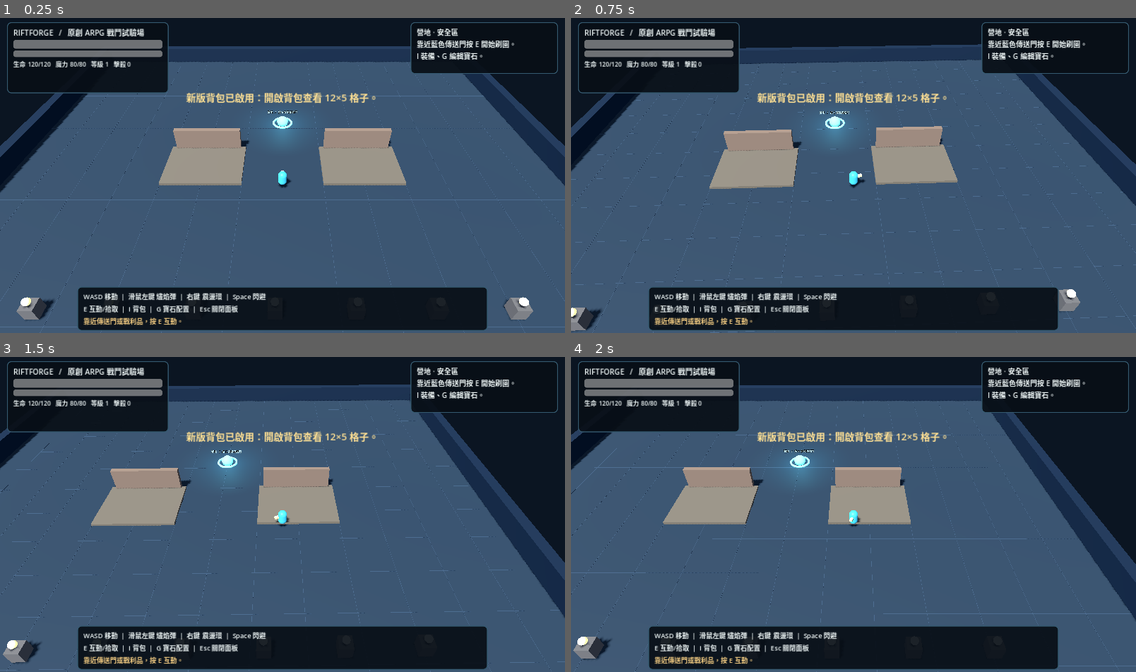
Above: before the commit, frames 1-4 (two rows, left to right).
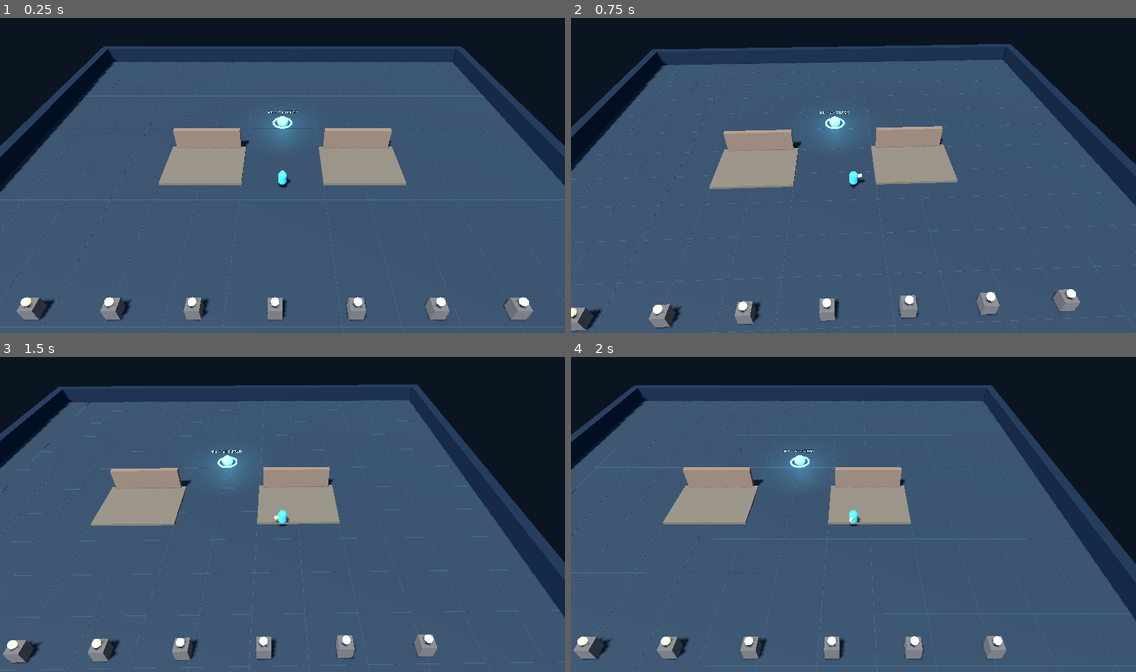
Above: after the commit, the same moments.

Repository: Lucypigr/Riftforge-Godot
Game: Godot game, scene res://scenes/main.tscn
Same seed, same stepped clock (60 frames per second), same inputs: the game is played once before the commit and once after it.
Inputs (mouse positions are in pixels of both pictures, inside the frame that each line leads up to):
- Up to frame 1 (0.25 s): no input
- Up to frame 2 (0.75 s): tap Enter at 0.5 s; move the mouse to (977, 159) at 0.52 s; press the mouse at (977, 159) at 0.53 s; hold D (move_right) from 0.53 s (still down)
- Up to frame 3 (1.5 s): release D (move_right) at 1.25 s; release the mouse at (406, 498) at 1.25 s; drag from (169, 530) to (254, 577) at 1.27 s
- Up to frame 4 (2 s): no input

The runs differ from the first frame. In frame 1, 16% of the frame differs, in the area x 1-99%, y 1-100%; in frame 2, 16%; in frame 3, 16%; in frame 4, 16%.
Error after the commit: Parse Error: Cannot infer the type of "has_selection" variable because the value doesn't have a set type. (res://scripts/grid_hud.gd:220)

Commit message:
Make Phase 3 backpack grid-first with compact POE-inspired tabs and contextual details

Diff:
--- a/scripts/grid_hud.gd
+++ b/scripts/grid_hud.gd
@@ -1,8 +1,9 @@
 extends "res://scripts/hud.gd"
-## Two distinct functional tabs: a 120-cell bag and a character equipment page.
+## Grid-first, original ARPG layout: real 120-cell bag and separate equipped-gear tab.
+## No permanently visible tutorial paragraphs or item-detail block under the bag.
 const Grid = preload("res://scripts/grid_inventory.gd")
 const GridView = preload("res://scripts/inventory_grid_view.gd")
-const INVENTORY_PANEL_SIZE := Vector2(790, 650)
+const INVENTORY_PANEL_SIZE := Vector2(790, 550)
 var _grid_view: Control
 var _grid_status: Label
 var _overflow_choices: OptionButton
@@ -16,91 +17,115 @@
 var _weapon_button: Button
 var _armor_button: Button
 var _equipment_details: Label
+var _equip_button: Button
+var _tidy_button: Button
 var _active_tab := 0
 var _grid_page := 0
 var _selected_index := -1
 var _inspected_slot := "weapon"
 
 func _build_inventory() -> void:
-	_inventory_panel = _panel(-395, -325, 395, 325, true)
+	_inventory_panel = _panel(-395, -275, 395, 275, true)
 	_inventory_panel.visible = false
+	var frame := StyleBoxFlat.new()
+	frame.bg_color = Color("#11141b")
+	frame.border_color = Color("#90724b")
+	frame.set_border_width_all(2)
+	frame.set_corner_radius_all(5)
+	frame.content_margin_left = 12
+	frame.content_margin_right = 12
+	frame.content_margin_top = 9
+	frame.content_margin_bottom = 9
+	_inventory_panel.add_theme_stylebox_override("panel", frame)
 	var layout := VBoxContainer.new()
-	layout.add_theme_constant_override("separation", 8)
+	layout.add_theme_constant_override("separation", 5)
 	_inventory_panel.add_child(layout)
-	layout.add_child(_label("角色管理｜背包與裝備分頁", 23))
+	var title := _label("戰利品｜背包與角色", 21)
+	title.add_theme_color_override("font_color", Color("#d9b982"))
+	layout.add_child(title)
+
 	var tabs := HBoxContainer.new()
-	tabs.add_theme_constant_override("separation", 10)
+	tabs.add_theme_constant_override("separation", 6)
 	layout.add_child(tabs)
 	_bag_tab_button = Button.new()
-	_bag_tab_button.text = "背包（120 格）"
-	_bag_tab_button.custom_minimum_size = Vector2(190, 48)
+	_bag_tab_button.text = "背包"
+	_bag_tab_button.custom_minimum_size = Vector2(125, 43)
 	_bag_tab_button.pressed.connect(_open_bag)
 	tabs.add_child(_bag_tab_button)
 	_equipment_tab_button = Button.new()
 	_equipment_tab_button.text = "角色裝備"
-	_equipment_tab_button.custom_minimum_size = Vector2(170, 48)
+	_equipment_tab_button.custom_minimum_size = Vector2(140, 43)
 	_equipment_tab_button.pressed.connect(_open_equipment)
 	tabs.add_child(_equipment_tab_button)
+	var filler := Control.new()
+	filler.size_flags_horizontal = Control.SIZE_EXPAND_FILL
+	tabs.add_child(filler)
+	_equip_button = Button.new()
+	_equip_button.text = "裝備所選"
+	_equip_button.custom_minimum_size = Vector2(124, 43)
+	_equip_button.pressed.connect(_equip_selected)
+	tabs.add_child(_equip_button)
+	_tidy_button = Button.new()
+	_tidy_button.text = "整理"
+	_tidy_button.custom_minimum_size = Vector2(90, 43)
+	_tidy_button.pressed.connect(_repack)
+	tabs.add_child(_tidy_button)
 	var close_button := Button.new()
-	close_button.text = "關閉"
-	close_button.custom_minimum_size = Vector2(110, 48)
+	close_button.text = "✕ 關閉"
+	close_button.custom_minimum_size = Vector2(105, 43)
 	close_button.pressed.connect(toggle_inventory)
 	tabs.add_child(close_button)
 
 	_bag_page = VBoxContainer.new()
-	_bag_page.add_theme_constant_override("separation", 6)
+	_bag_page.add_theme_constant_override("separation", 5)
 	layout.add_child(_bag_page)
 	var navigation := HBoxContainer.new()
-	navigation.add_theme_constant_override("separation", 12)
+	navigation.add_theme_constant_override("separation", 8)
 	_bag_page.add_child(navigation)
 	_prev_button = Button.new()
-	_prev_button.text = "◀ 上一頁"
-	_prev_button.custom_minimum_size = Vector2(140, 40)
+	_prev_button.text = "◀"
+	_prev_button.custom_minimum_size = Vector2(65, 39)
 	_prev_button.pressed.connect(_previous_page)
 	navigation.add_child(_prev_button)
-	_page_label = _label("", 18)
-	_page_label.custom_minimum_size = Vector2(180, 36)
-	_page_label.horizontal_alignment = HORIZONTAL_ALIGNMENT_CENTER
+	_page_label = _label("", 17)
+	_page_label.custom_minimum_size = Vector2(170, 34)
+	_page_label.vertical_alignment = VERTICAL_ALIGNMENT_CENTER
 	navigation.add_child(_page_label)
 	_next_button = Button.new()
-	_next_button.text = "下一頁 ▶"
-	_next_button.custom_minimum_size = Vector2(140, 40)
+	_next_button.text = "▶"
+	_next_button.custom_minimum_size = Vector2(65, 39)
 	_next_button.pressed.connect(_next_page)
 	navigation.add_child(_next_button)
+	var nav_filler := Control.new()
+	nav_filler.size_flags_horizontal = Control.SIZE_EXPAND_FILL
+	navigation.add_child(nav_filler)
+	_grid_status = _label("", 15)
+	_grid_status.vertical_alignment = VERTICAL_ALIGNMENT_CENTER
+	_grid_status.add_theme_color_override("font_color", Color("#c7b38d"))
+	navigation.add_child(_grid_status)
+
 	_grid_view = GridView.new()
-	_grid_view.custom_minimum_size = Vector2(624, 260)
+	_grid_view.custom_minimum_size = Vector2(720, 300)
 	_grid_view.size_flags_horizontal = Control.SIZE_SHRINK_CENTER
 	_bag_page.add_child(_grid_view)
 	_grid_view.cell_pressed.connect(_on_grid_cell)
-	_bag_page.add_child(_label("點物品選取，再點空格移動；切頁後也能移到另一頁。", 15))
-	_item_details = _label("點選物品檢視屬性", 16)
-	_item_details.custom_minimum_size = Vector2(0, 52)
+
+	# POE-style contextual detail strip: only occupies space after item selection.
+	_item_details = _label("", 15)
+	_item_details.custom_minimum_size = Vector2(0, 43)
 	_item_details.autowrap_mode = TextServer.AUTOWRAP_WORD_SMART
+	_item_details.add_theme_color_override("font_color", Color("#e7d4ac"))
+	_item_details.visible = false
 	_bag_page.add_child(_item_details)
-	_grid_status = _label("", 15)
-	_bag_page.add_child(_grid_status)
 	_overflow_choices = OptionButton.new()
 	_overflow_choices.visible = false
 	_overflow_choices.item_selected.connect(_on_overflow_selected)
 	_bag_page.add_child(_overflow_choices)
-	var bag_actions := HBoxContainer.new()
-	bag_actions.add_theme_constant_override("separation", 12)
-	_bag_page.add_child(bag_actions)
-	var equip_button := Button.new()
-	equip_button.text = "裝備所選"
-	equip_button.custom_minimum_size = Vector2(170, 46)
-	equip_button.pressed.connect(_equip_selected)
-	bag_actions.add_child(equip_button)
-	var tidy_button := Button.new()
-	tidy_button.text = "整理兩頁"
-	tidy_button.custom_minimum_size = Vector2(170, 46)
-	tidy_button.pressed.connect(_repack)
-	bag_actions.add_child(tidy_button)
 
 	_equipment_page = VBoxContainer.new()
-	_equipment_page.add_theme_constant_override("separation", 18)
+	_equipment_page.add_theme_constant_override("separation", 14)
 	layout.add_child(_equipment_page)
-	_equipment_page.add_child(_label("目前穿戴｜與背包獨立顯示，換裝請至背包選擇物品。", 18))
+	_equipment_page.add_child(_label("已裝備物品", 21))
 	_equipment = _label("", 17)
 	_equipment_page.add_child(_equipment)
 	_weapon_button = Button.new()
@@ -112,7 +137,7 @@
 	_armor_button.pressed.connect(_inspect_armor)
 	_equipment_page.add_child(_armor_button)
 	_equipment_details = _label("", 18)
-	_equipment_details.custom_minimum_size = Vector2(0, 100)
+	_equipment_details.custom_minimum_size = Vector2(0, 90)
 	_equipment_details.autowrap_mode = TextServer.AUTOWRAP_WORD_SMART
 	_equipment_page.add_child(_equipment_details)
 	_bag_page.visible = true
@@ -136,6 +161,8 @@
 	_equipment_page.visible = _active_tab == 1
 	_bag_tab_button.disabled = _active_tab == 0
 	_equipment_tab_button.disabled = _active_tab == 1
+	_equip_button.visible = _active_tab == 0
+	_tidy_button.visible = _active_tab == 0
 	_refresh_inventory()
 
 func _previous_page() -> void:
@@ -154,14 +181,14 @@
 	if _selected_index >= game.inventory.size():
 		_selected_index = -1
 	_grid_view.show_items(game.inventory, _selected_index, _grid_page)
-	_page_label.text = "背包 %d / %d" % [_grid_page + 1, Grid.PAGE_COUNT]
+	_page_label.text = "第 %d / %d 頁" % [_grid_page + 1, Grid.PAGE_COUNT]
 	_prev_button.disabled = _grid_page <= 0
 	_next_button.disabled = _grid_page >= Grid.PAGE_COUNT - 1
 	var extra := Grid.overflow_count(game.inventory)
 	var cells := Grid.occupied_cells(game.inventory)
-	_grid_status.text = "佔用 %d / %d 格｜%d 件物品" % [cells, Grid.COLS * Grid.ROWS, game.inventory.size()]
+	_grid_status.text = "%d / %d 格｜%d 件" % [cells, Grid.COLS * Grid.ROWS, game.inventory.size()]
 	if extra > 0:
-		_grid_status.text += "｜舊檔待整理 %d 件" % extra
+		_grid_status.text += "｜待整理 %d" % extra
 	_overflow_choices.clear()
 	for i in range(game.inventory.size()):
 		var item: Dictionary = game.inventory[i]
@@ -170,7 +197,7 @@
 	_overflow_choices.visible = extra > 0
 	var weapon: Dictionary = game.equipment["weapon"]
 	var armor: Dictionary = game.equipment["armor"]
-	_equipment.text = "生命上限 %d｜目前僅有武器與護甲兩個已實作欄位" % int(game.player.max_hp)
+	_equipment.text = "生命上限 %d｜目前已實作武器、護甲" % int(game.player.max_hp)
 	_weapon_button.text = "武器｜%s" % str(weapon.get("name", "未知"))
 	_armor_button.text = "護甲｜%s" % str(armor.get("name", "未知"))
 	_inspect_equipped(_inspected_slot)
@@ -190,8 +217,11 @@
 	_equipment_details.text = "%s｜%s [%s]\n傷害 +%s　生命 +%s　護甲 %s%%" % ["武器" if slot == "weapon" else "護甲", str(item.get("name", "未知")), str(item.get("rarity", "普通")), str(item.get("damage", 0)), str(item.get("hp", 0)), str(int(float(item.get("armor", 0.0)) * 100.0))]
 
 func _update_selection() -> void:
-	if _selected_index < 0 or _selected_index >= game.inventory.size():
-		_item_details.text = "點物品檢視屬性，或切換到角色裝備頁面。"
+	var has_selection := _selected_index >= 0 and _selected_index < game.inventory.size()
+	_item_details.visible = has_selection and _active_tab == 0
+	_equip_button.disabled = not has_selection
+	if not has_selection:
+		_item_details.text = ""
 		return
 	var item: Dictionary = game.inventory[_selected_index]
 	var shape := Grid.footprint(item)
